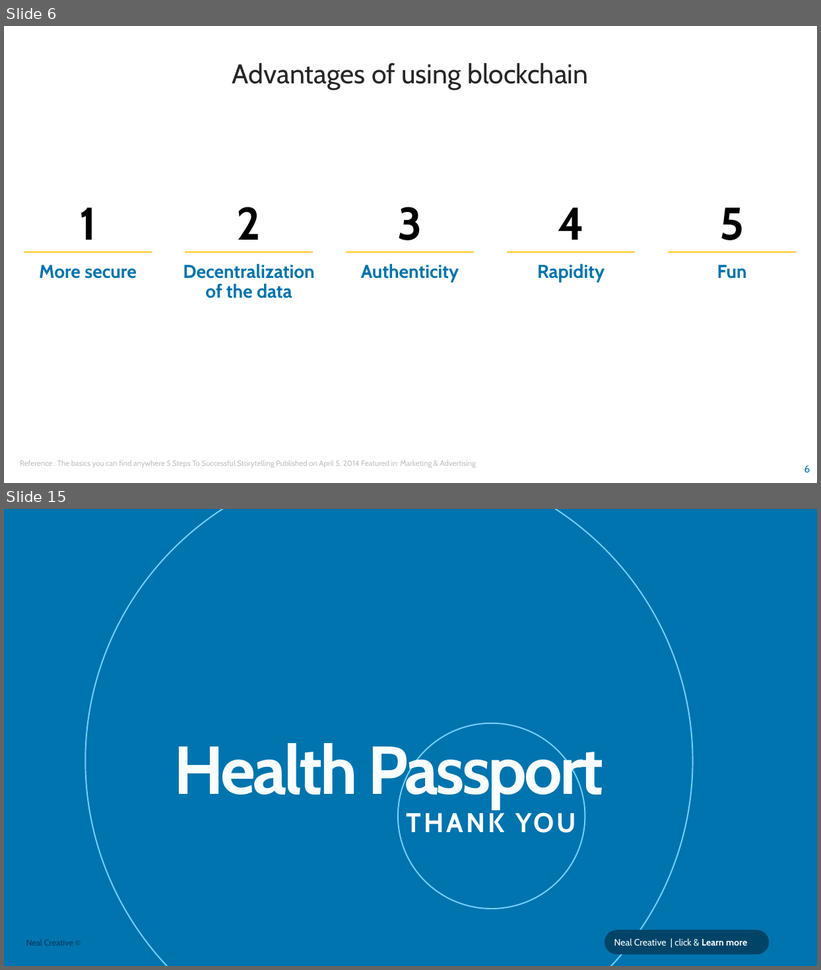
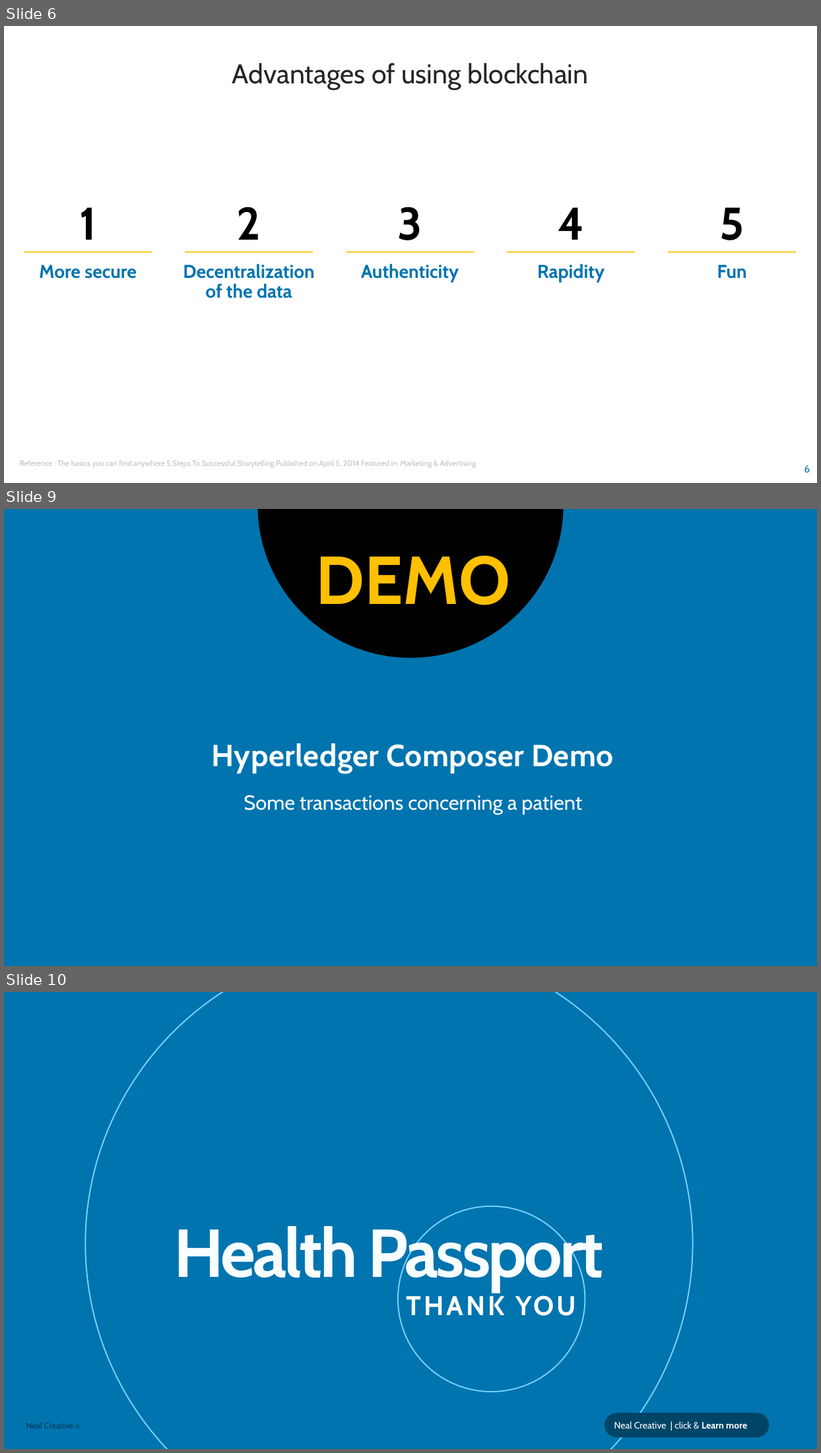
Before and after one commit to amaury-mercier/hackathon_blockchain, a slide deck: Hackathon Blockchain bis.pptx. Shown one above the other, each under a label of ours: slides 6 and 15 before the commit, slides 6, 9 and 10 after it; the slides between them are not shown. The pictures are 821x970 and 821x1453 pixels, drawn with LibreOffice and Linux fonts; fonts in the diff are those of the drawing. Boxes give left, top, right and bottom in pixels: in the first picture for what was removed or moved away, otherwise in the second. Text is boxed around its words. In the diff, an @@ line names an element or a change of style, - is before the commit and + after.

```diff
--- a/Hackathon Blockchain bis.pptx
+++ b/Hackathon Blockchain bis.pptx
@@ slide 9 added at <box>4,509,817,966</box>, background #0074AF @@
@@ freeform shape added at <box>257,509,564,658</box>, fill #000000 @@
@@ text added at <box>316,555,510,605</box>, 80 pt, text #FFC000, bold @@
+DEMO
@@ title added at <box>212,743,614,774</box>, 36 pt, text gradient #F8FDFF to #FFFFFF, bold @@
+Hyperledger Composer Demo
@@ text added at <box>244,795,582,815</box>, 24 pt, text #FFFFFF @@
+Some transactions concerning a patient
@@ what was slide 15 is now slide 10 @@
```
Also in this commit, not shown: 2 other slides added, 8 slides removed.
